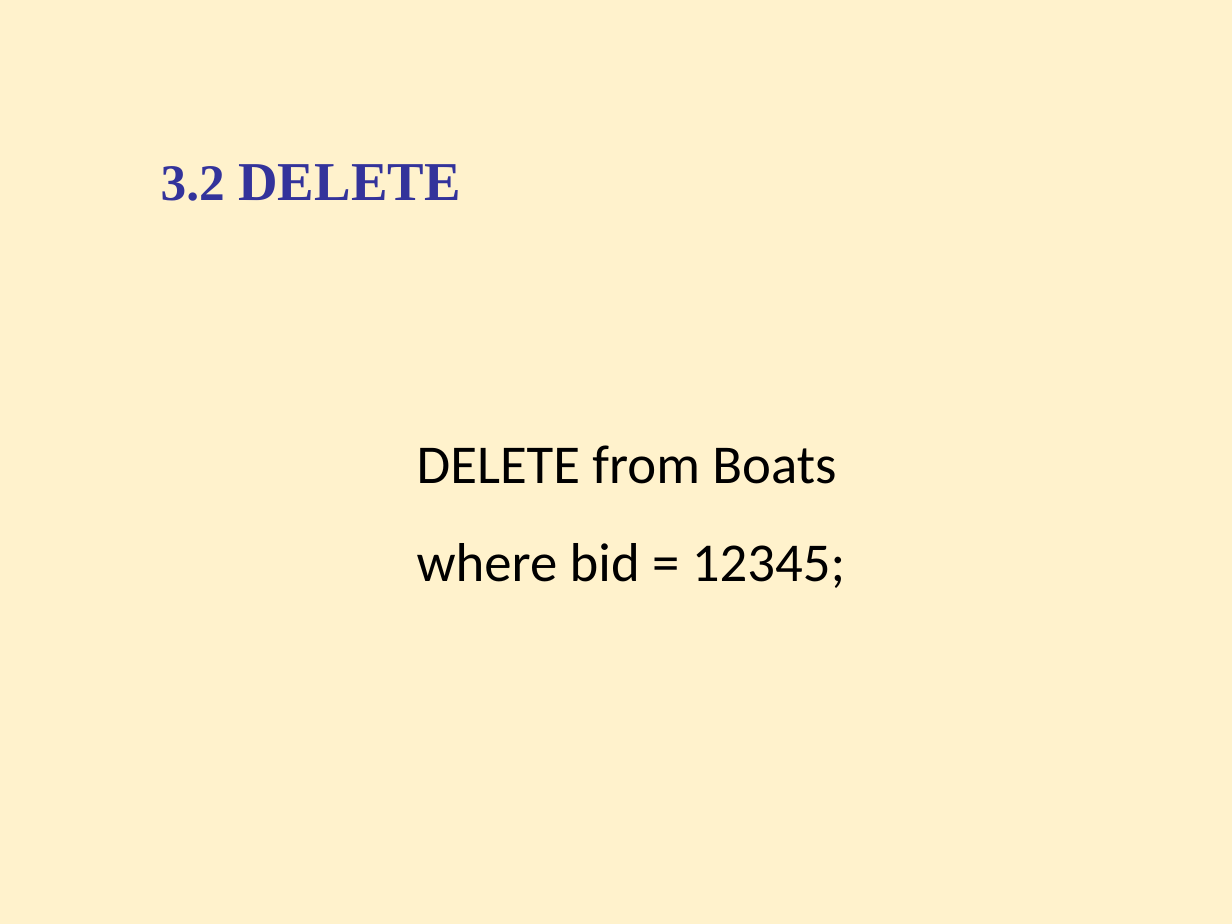
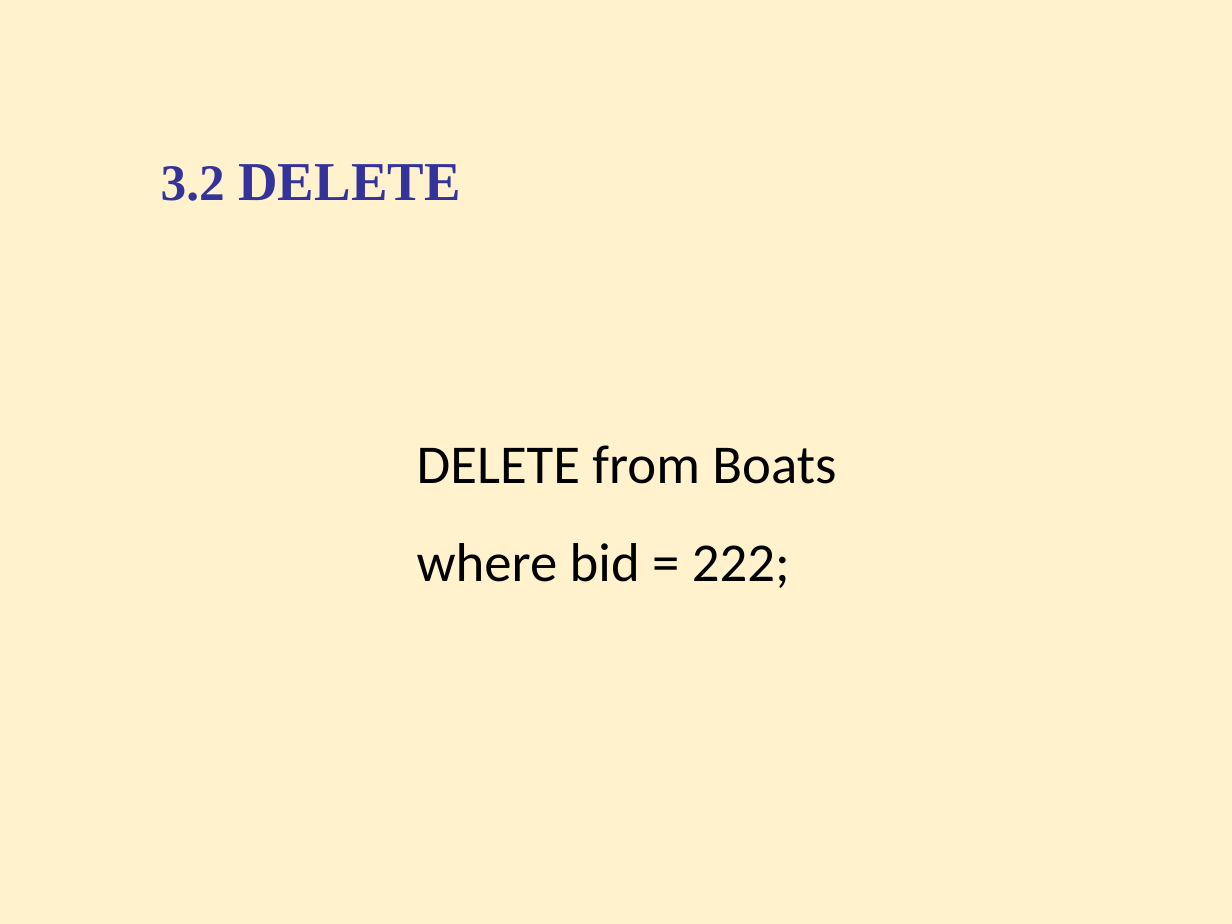
Before and after one commit to zygardxerneas/database, a slide deck: slide 11 of projects/project4/Lab4.pptx. Drawn at 1232x924 pixels with LibreOffice and Linux fonts; fonts in the diff are those of the drawing. Boxes give left, top, right and bottom in pixels: in the first picture for what was removed or moved away, otherwise in the second. Text is boxed around its words. In the diff, an @@ line names an element or a change of style, - is before the commit and + after.

```diff
--- a/projects/project4/Lab4.pptx
+++ b/projects/project4/Lab4.pptx
@@ text at box(417, 543, 790, 588): text changed @@
-where bid = 12345;
+where bid = 222;
```
Also in this commit, not shown: 3 other slides changed.
